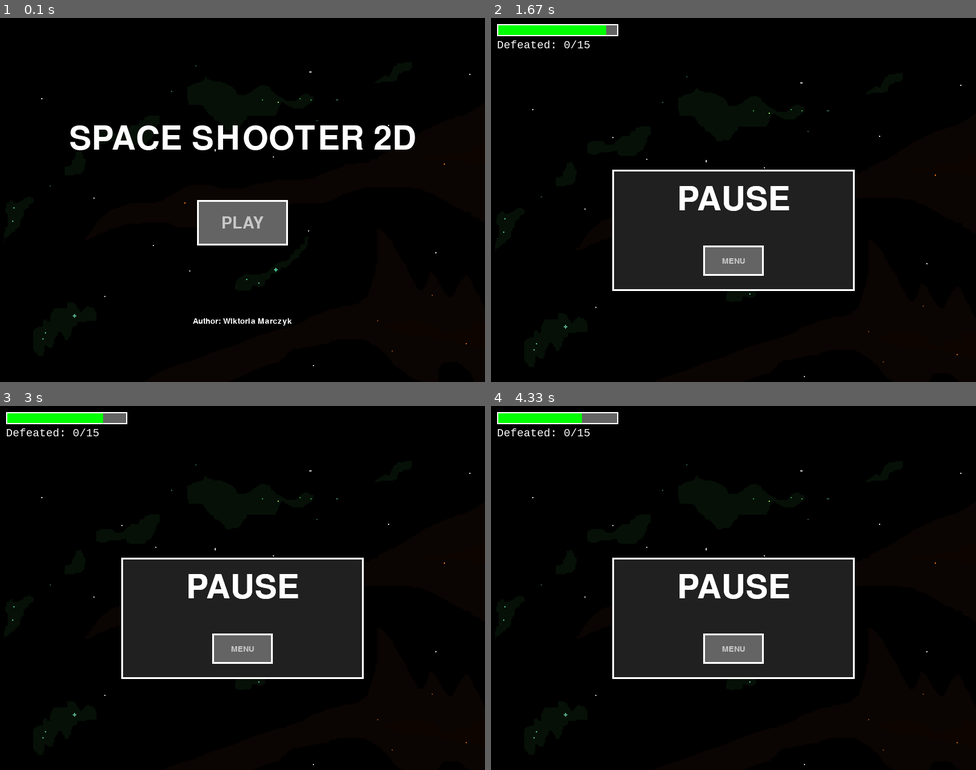
Above: before the commit, frames 1-4 (two rows, left to right).
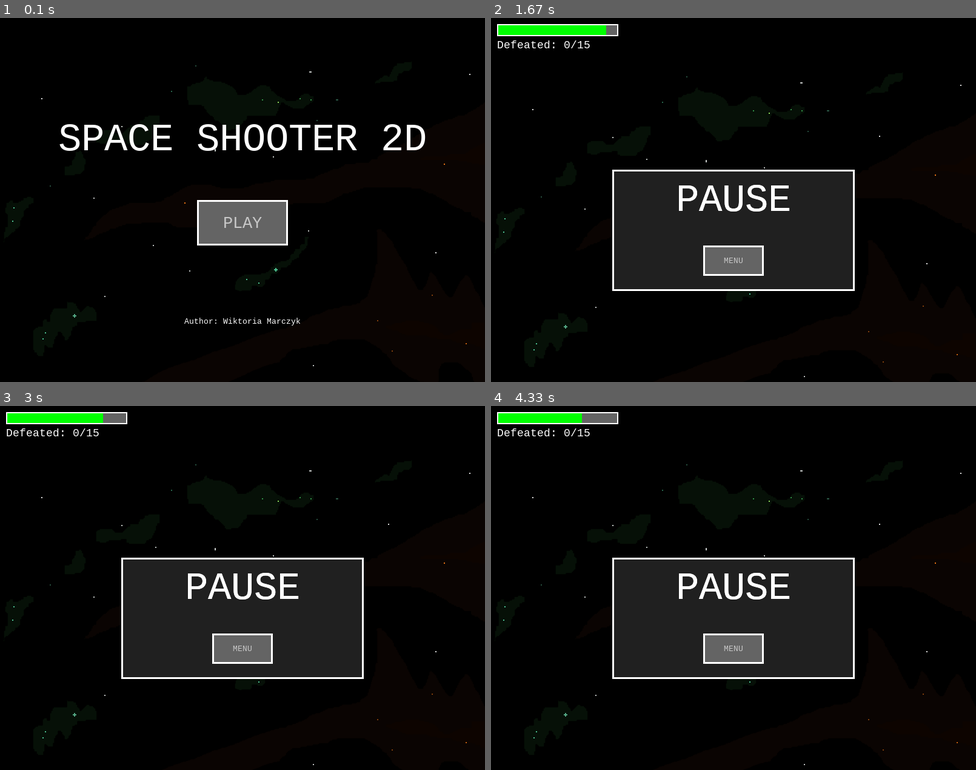
Above: after the commit, the same moments.

Repository: wiktoriamarczyk/SpaceShooter2D-Pygame
Game: pygame game, started from src/main.py
The game is run twice, just before and just after one commit, with the same random seed, the same clock (stepped at 60 frames per second) and the same inputs.
Inputs (mouse positions are in pixels of both pictures, inside the frame that each line leads up to):
- Up to frame 1 (0.1 s): no input
- Up to frame 2 (1.67 s): click (733, 221) at 0.38 s; hold Esc 0.67-1.13 s; hold Right 0.67-1.13 s; click (617, 203) at 0.75 s; hold P 1.17-1.63 s; hold Right 1.17-1.63 s; tap Space at 1.23, 1.53 s; click (583, 145) at 1.25 s
- Up to frame 3 (3 s): hold P 1.67-2.13 s; tap Space at 1.73, 2.03 s; click (315, 460) at 1.75 s
- Up to frame 4 (4.33 s): hold P 3.17-3.63 s; tap Space at 3.23, 3.53 s; click (859, 646) at 3.25 s

The runs differ from the first frame. In frame 1, 3.1% of the frame differs, in the area x 12-88%, y 29-85%; in frame 2, 0.5%; in frame 3, 0.5%; in frame 4, 0.5%.

Commit message:
Font unification + bug fixes

Diff:
--- a/src/Button.py
+++ b/src/Button.py
@@ -1,7 +1,7 @@
 from Common import *
 
 class Button:
-    def __init__(self, position, size, text, action, font_size=20):
+    def __init__(self, position, size, text, action, font_size=15):
         self.position = position
         self.size = size
         self.text = text
@@ -14,8 +14,8 @@
         self.border_color = (255, 255, 255)
 
         pg.font.init()
-        self.font = pg.font.Font(None, self.font_size)
-        self.text_surface = self.font.render(self.text, True, self.font_color)
+        font = pg.font.SysFont(DEFAULT_FONT_NAME, self.font_size)
+        self.text_surface = font.render(self.text, True, self.font_color)
         self.text_rect = self.text_surface.get_rect(center=(self.position.x + self.size.x / 2, self.position.y + self.size.y / 2))
 
         self.hovered = False
--- a/src/Common.py
+++ b/src/Common.py
@@ -30,6 +30,7 @@
 HEALTH_POWER_UP_AMOUNT = 250
 SHIELD_POWER_UP_TIME = 3
 
+DEFAULT_FONT_NAME = "Consolas"
 COLOR_WHITE = (255, 255, 255)
 COLOR_BLACK = (0, 0, 0)
 RECT_DEFAULT_COLOR = (32, 32, 32)
--- a/src/EndState.py
+++ b/src/EndState.py
@@ -19,7 +19,7 @@
 
         from Engine import Engine
         func = lambda: Engine._instance.change_game_state(GameStateID.MAIN_MENU)
-        self.menu_bttn = Button(bttn_pos, pg.Vector2(150, 75), "MENU", func, 40)
+        self.menu_bttn = Button(bttn_pos, pg.Vector2(150, 75), "MENU", func, 30)
 
 
     def update(self, delta_time):
@@ -30,7 +30,7 @@
         offset_y = 100
 
         # draw title
-        title_font = pg.font.Font(None, 80)
+        title_font = pg.font.SysFont(DEFAULT_FONT_NAME, 80)
         title_text = title_font.render(self.title, True, self.title_color)
         title_text_rect = title_text.get_rect(center=(SCREEN_WIDTH / 2, SCREEN_HEIGHT / 2 - offset_y))
         screen.blit(title_text, title_text_rect)
@@ -38,7 +38,7 @@
         # draw points count
         from Engine import Engine
         points = Engine._instance.get_points()
-        points_font = pg.font.Font(None, 40)
+        points_font = pg.font.SysFont(DEFAULT_FONT_NAME, 25)
         points_text = points_font.render(
             "Enemies defeated: " + str(points) + (" + boss!" if self.win else ""),
             True,
--- a/src/Engine.py
+++ b/src/Engine.py
@@ -111,7 +111,7 @@
 
         # draw pause text
         pg.font.init()
-        font = pg.font.Font(None, 80)
+        font = pg.font.SysFont(DEFAULT_FONT_NAME, 70)
         text = font.render("PAUSE", True, COLOR_WHITE)
         pg.draw.rect(self.screen, RECT_DEFAULT_COLOR, (SCREEN_WIDTH / 2 - offset_x, SCREEN_HEIGHT / 2 - offset_y, rect_size.x, rect_size.y))
         text_rect = text.get_rect(center=(SCREEN_WIDTH / 2, SCREEN_HEIGHT / 2))
@@ -138,7 +138,7 @@
                 sys.exit()
             if event.type == pg.KEYDOWN and event.key == pg.K_ESCAPE and self.current_state.ID == GameStateID.GAME:
                 self.pause = not self.pause
-            if event.type == pg.KEYDOWN and event.key == pg.K_p:
+            if event.type == pg.KEYDOWN and event.key == pg.K_p and self.current_state.ID == GameStateID.GAME:
                 self.current_state.ship.update_health(-100)
 
 
--- a/src/InGameState.py
+++ b/src/InGameState.py
@@ -86,7 +86,7 @@
 
 
     def __render_points(self, screen):
-        font = pg.font.SysFont("Consolas", 20)
+        font = pg.font.SysFont(DEFAULT_FONT_NAME, 20)
         text = font.render("Defeated: " + str(self.enemies_defeated) + "/" + str(self.total_enemies_to_spawn), True, COLOR_WHITE)
         screen.blit(text, (10, 35))
 
--- a/src/MainMenuState.py
+++ b/src/MainMenuState.py
@@ -18,7 +18,7 @@
 
         from Engine import Engine
         func = lambda: Engine._instance.change_game_state(GameStateID.GAME)
-        self.play_bttn = Button(bttn_pos, pg.Vector2(150, 75), "PLAY", func, 40)
+        self.play_bttn = Button(bttn_pos, pg.Vector2(150, 75), "PLAY", func, 30)
 
 
     def update(self, delta_time):
@@ -33,12 +33,12 @@
     def render(self, screen):
         offset_y = 100
 
-        title_font = pg.font.Font(None, 80)
+        title_font = pg.font.SysFont(DEFAULT_FONT_NAME, 70)
         title_text = title_font.render(self.title, True, self.bttn_color)
         title_text_rect = title_text.get_rect(center=(SCREEN_WIDTH / 2, SCREEN_HEIGHT / 2 - offset_y))
         screen.blit(title_text, title_text_rect)
 
-        author_font = pg.font.Font(None, 20)
+        author_font = pg.font.SysFont(DEFAULT_FONT_NAME, 15)
         author_text = author_font.render("Author: Wiktoria Marczyk", True, COLOR_WHITE)
         author_text_rect = author_text.get_rect(center=(SCREEN_WIDTH / 2, SCREEN_HEIGHT - offset_y))
         screen.blit(author_text, author_text_rect)
